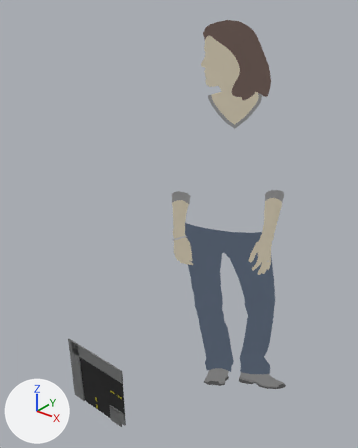
The OBJ model RunawayCar/MODELS/Road_turn.obj, before and after one commit.
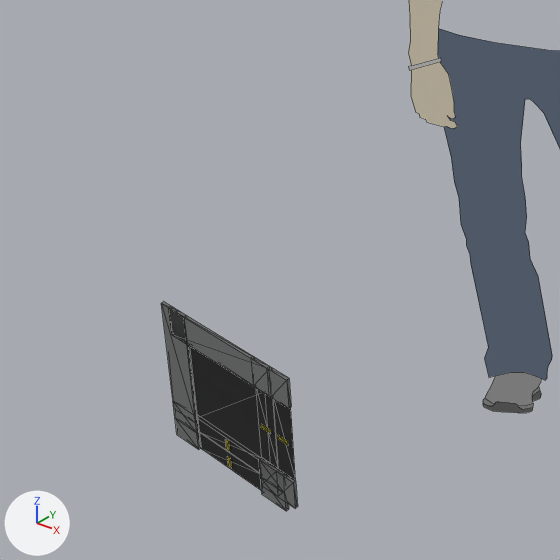
Each version appears first whole from a 50 mm lens placed at (58.6, -48.4, 71.2), pointed at (9.8, 12.7, 33.3), and next in a close-up on the part from 0% to 66% of the width and 47% to 100% of the height. Every picture has the same lights, and +X, +Y and +Z are marked at lower left. The close-ups show mesh edges as thin lines. Where no turn or scale is listed for an object, it has been applied to the vertices. Vertices at the same position are counted once.

The scene before the commit, as lines of its bpy script (objects in view):
```python
me_road_turn = bpy.data.meshes.new('Road_turn')
me_road_turn.from_pydata(...)  # 534 vertices, 159 faces; spans x -8.4..29.1, y -0.1..21.6, z -7.8..66.6
me_road_turn.materials.append(mat_m_96_96_96)  # grey #a5a5a5
me_road_turn.materials.append(mat_beige_1)  # white #ebdfc6
me_road_turn.materials.append(mat_lightgray)  # light grey #d5d5d5
me_road_turn.materials.append(mat_jean_blue)  # blue #69778b
me_road_turn.materials.append(mat_m_0135_darkgray)  # grey #999999
me_road_turn.materials.append(mat_charcoal)  # dark grey #686868
me_road_turn.materials.append(mat_color_b24)  # brown #7c6860
me_road_turn.materials.append(mat_material_7)  # grey #707171
me_road_turn.materials.append(mat_material_8)  # yellow #9b9200
me_road_turn.materials.append(mat_material_9)  # black #1c1c1c
ob_road_turn = bpy.data.objects.new('Road_turn', me_road_turn)
ob_road_turn.location = (0.0, 0.0, 0.0)
```
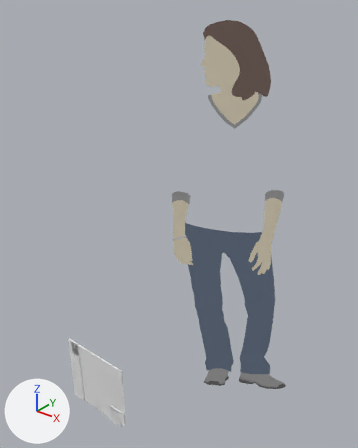
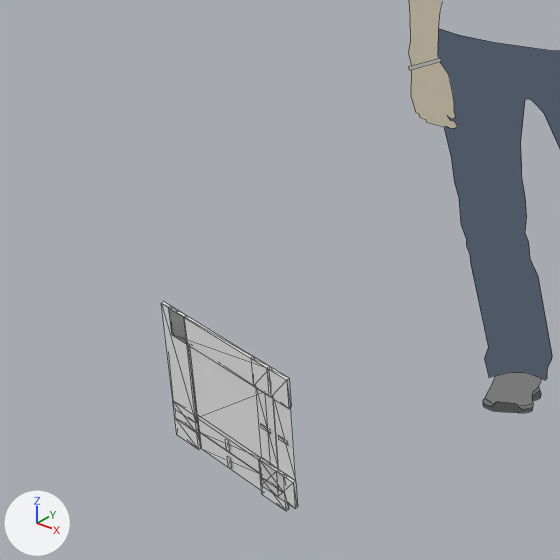
What differs and where, as boxes (x1, y1, x2, y2) in the close-ups (560 x 560 px):
part 1 of me_road_turn, recoloured
    both: (161, 302, 298, 511)
part 2 of me_road_turn, recoloured
    both: (226, 423, 288, 468)
part 3 of me_road_turn, recoloured (black to grey)
    both: (189, 346, 295, 490)

What changed in the scene script:
```text
Add mat_material_4:
    mat_material_4 = principled_material('Material_4')
    mat_material_4.base_color = (0.8, 0.8, 0.8)  # white #e7e7e7
    mat_material_4.roughness = 1.0
Add mat_material_10:
    mat_material_10 = principled_material('Material_10')
    mat_material_10.base_color = (0.8, 0.8, 0.8)  # white #e7e7e7
    mat_material_10.roughness = 1.0
Add mat_material_11:
    mat_material_11 = principled_material('Material_11')
    mat_material_11.base_color = (0.8, 0.8, 0.8)  # white #e7e7e7
    mat_material_11.roughness = 1.0
Change me_road_turn:
    where me_road_turn.from_pydata(...)  # 534 vertices, 159 faces; spans x -8.4..29.1, y -0.1..21.6, z -7.8..66.6
    used by ob_road_turn; location = (0.0, 0.0, 0.0)
    me_road_turn part 1: all 120 faces that had it switch from mat_material_7 (grey #707171) to mat_material_10 (white #e7e7e7)
    me_road_turn part 2: all 8 faces that had it switch from mat_material_8 (yellow #9b9200) to mat_material_11 (white #e7e7e7)
    me_road_turn part 3: all 10 faces that had it switch from mat_material_9 (black #1c1c1c) to mat_material_4 (white #e7e7e7)
```
